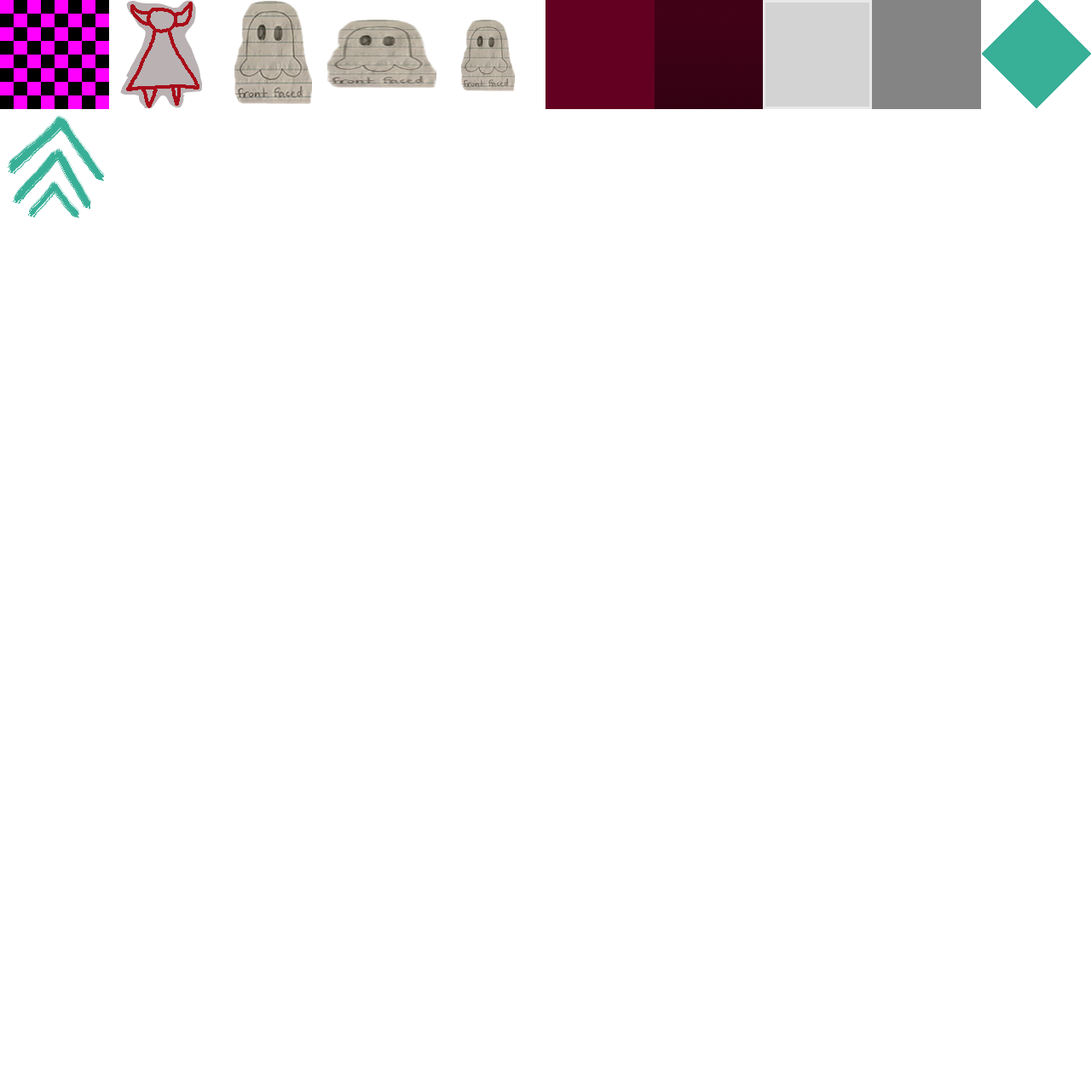
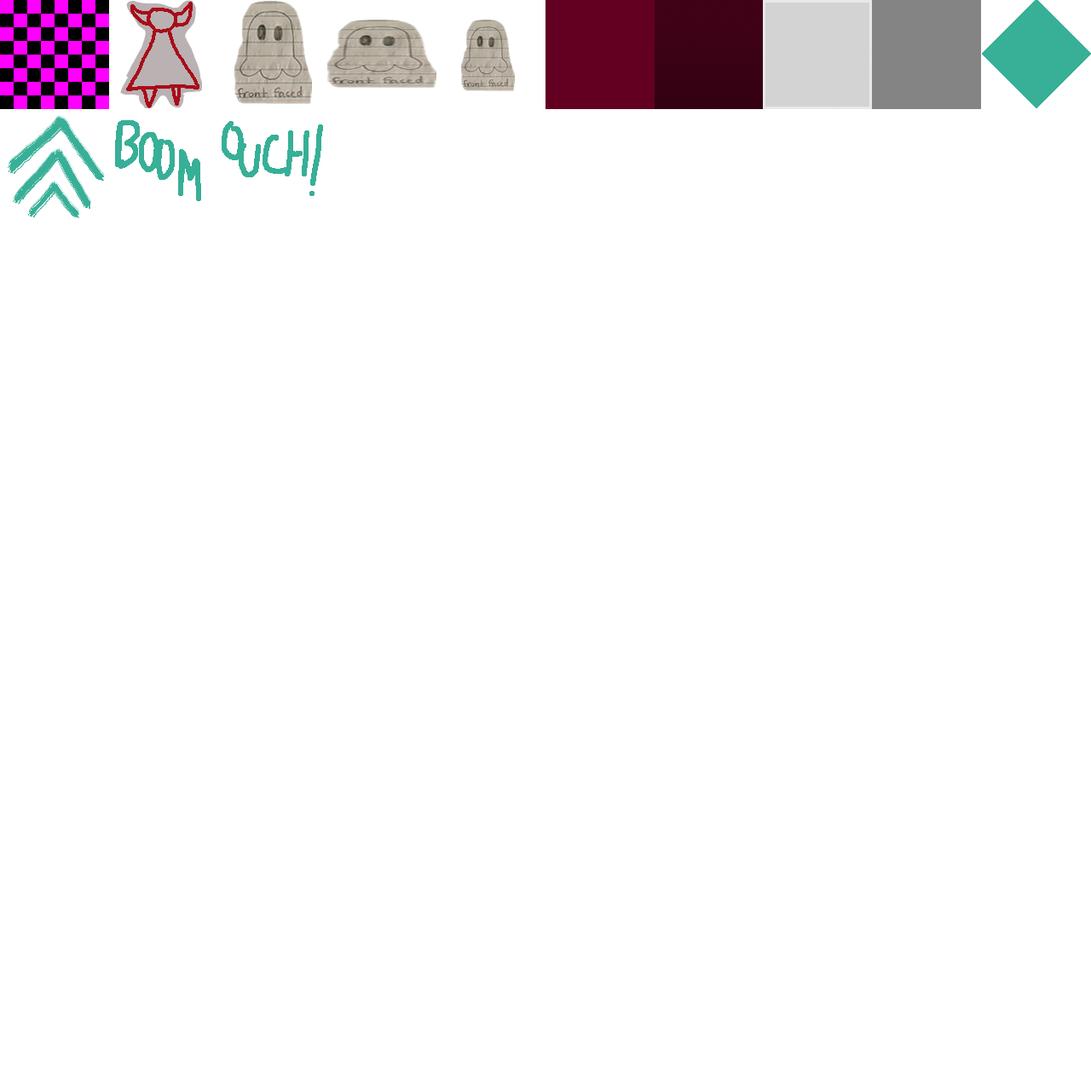
The second 1091×1091 image is a revision of the first. Changes to its layers:
added layer "Layer 5" above "Layer 4" over (115, 120, 324, 202)
